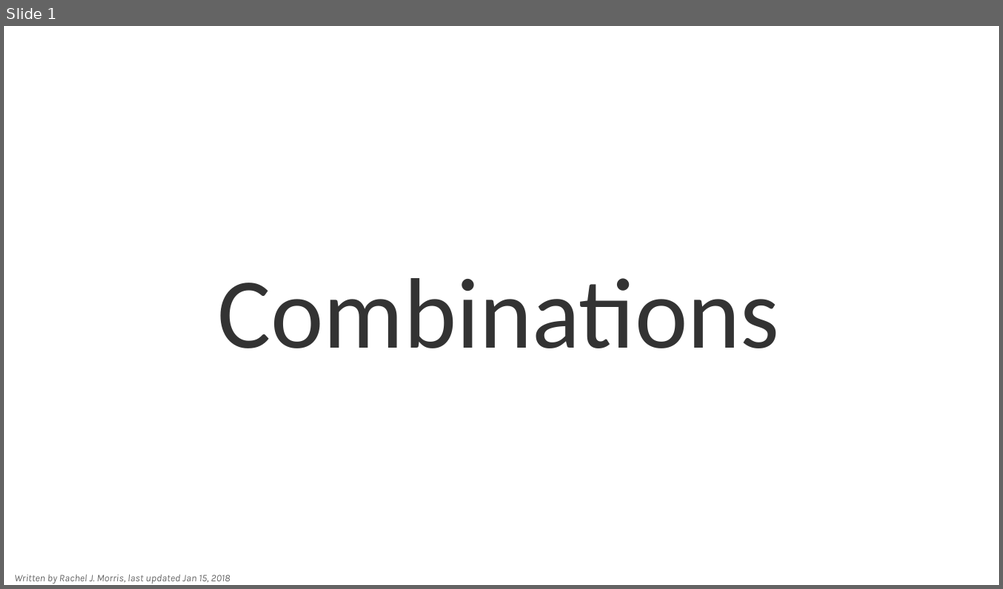
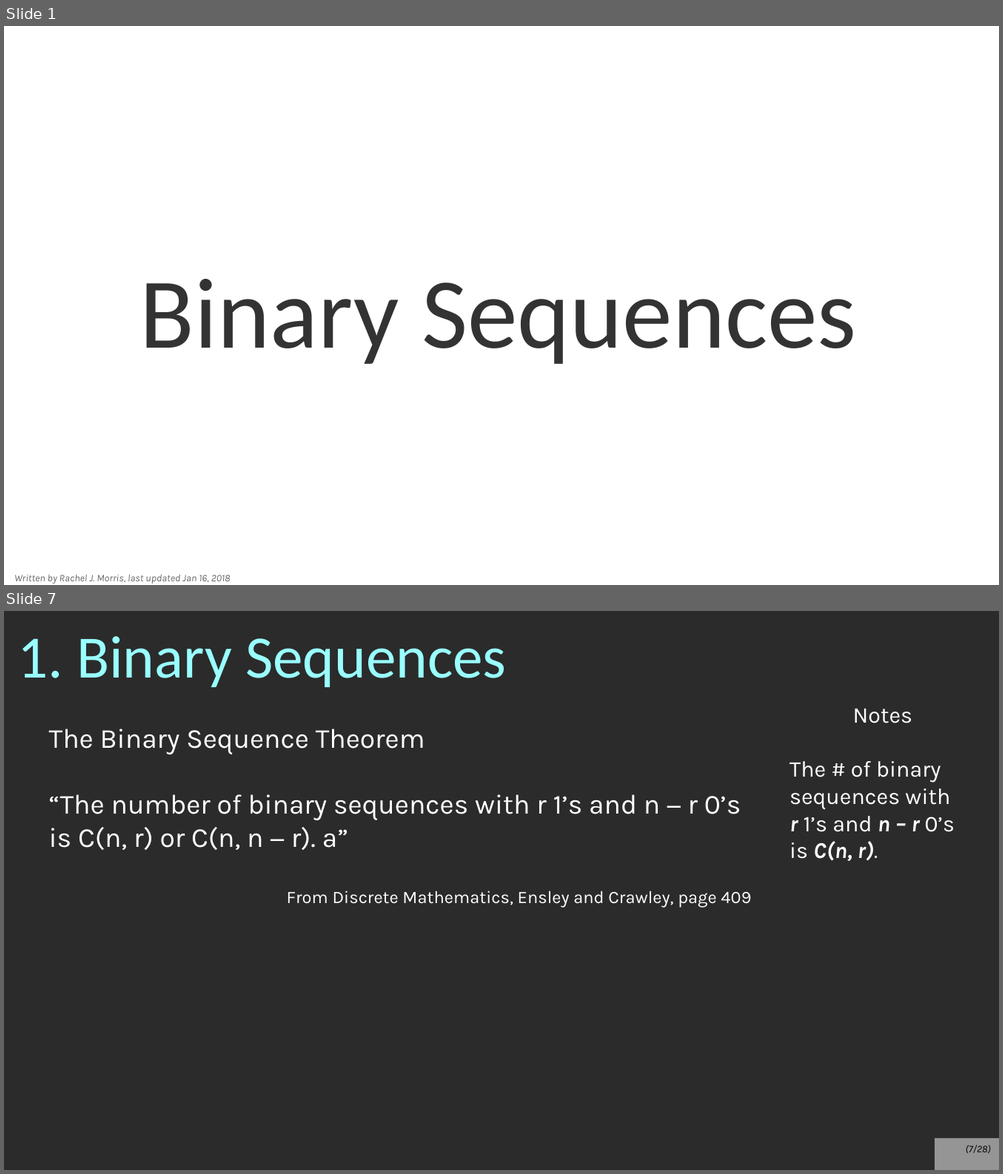
Before and after one commit to nguyenchithien/CS211-Discrete-Structures-II, a slide deck: Lectures/Lecture 5.4.odp. Shown one above the other, each under a label of ours: slide 1 before the commit, slides 1 and 7 after it; the slides between them are not shown. The pictures are 1003x589 and 1003x1174 pixels, drawn with LibreOffice and Linux fonts; fonts in the diff are those of the drawing; background and template pictures are left out; a plain dark background stands for a picture behind light text. Boxes give left, top, right and bottom in pixels: in the first picture for what was removed or moved away, otherwise in the second. Text is boxed around its words. In the diff, an @@ line names an element or a change of style, - is before the commit and + after.

```diff
--- a/Lectures/Lecture 5.4.odp
+++ b/Lectures/Lecture 5.4.odp
@@ slide 7 added at <box>4,611,999,1170</box>, background picture (left out) @@
@@ title added at <box>17,636,506,687</box>, 48 pt, text #99FFFF @@
+1. Binary Sequences
@@ text added at <box>789,709,955,861</box>, 18 pt, text #FFFFFF @@
+Notes
+The # of binary sequences with
+r 1’s and n – r 0’s is C(n, r).
@@ text added at <box>49,729,751,908</box>, 22 pt, text #FFFFFF @@
+The Binary Sequence Theorem
+“The number of binary sequences with r 1’s and n − r 0’s is C(n, r) or C(n, n − r). a”
+From Discrete Mathematics, Ensley and Crawley, page 409
@@ page number added at <box>934,1139,999,1170</box>, fill #FFFFFF at 50% opacity, 8 pt, text #000000, italic @@
+(7/28)
@@ slide 1 changed as well @@
@@ title at <box>140,279,856,364</box>: text changed @@
-Combinations
+Binary Sequences
@@ text at <box>14,575,230,584</box>: text changed @@
-Written by Rachel J. Morris, last updated Jan 15, 2018
+Written by Rachel J. Morris, last updated Jan 16, 2018
```
Also in this commit, not shown: 2 other slides changed, 24 other slides added, 27 slides removed, 1 other file.
